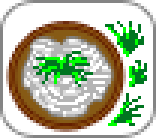
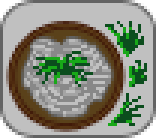
Layered file, before and after one edit (w=156, h=138). Changes by layer:
pixels changed over 0, 0, 156, 138 (layer not identified)
